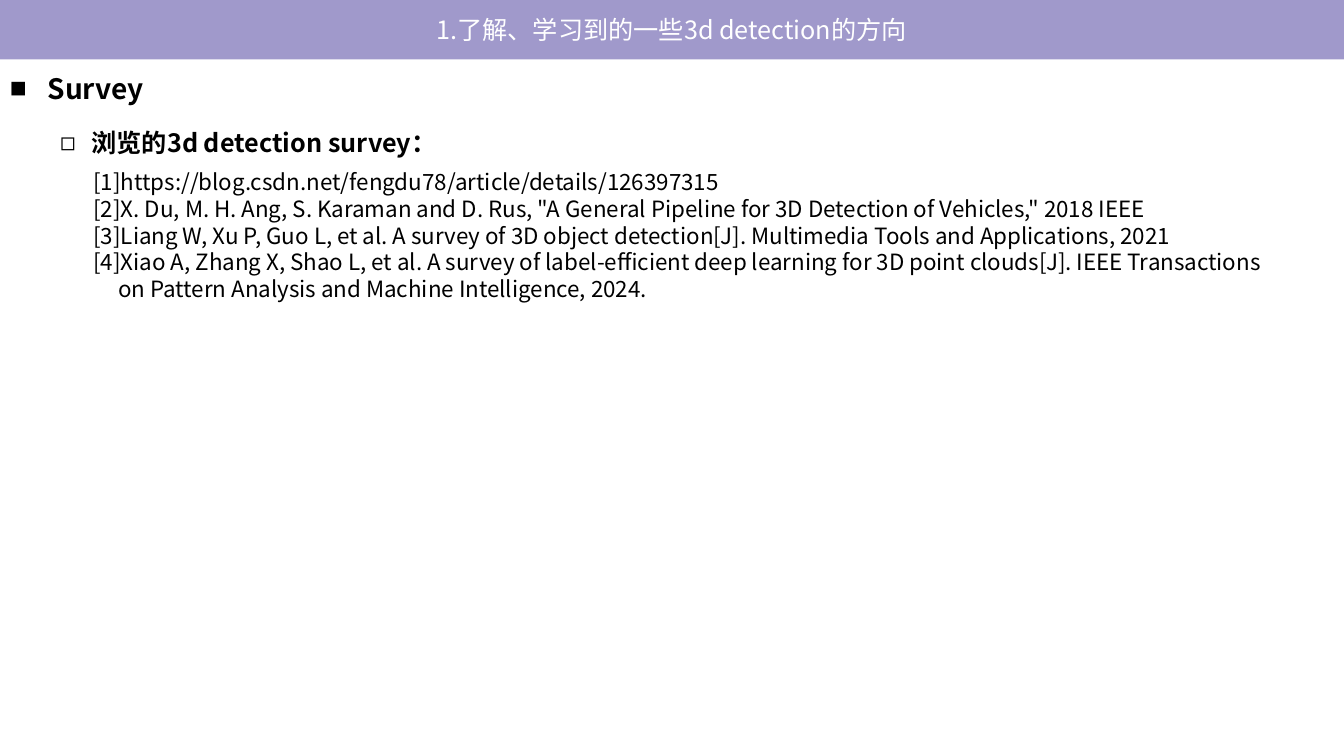
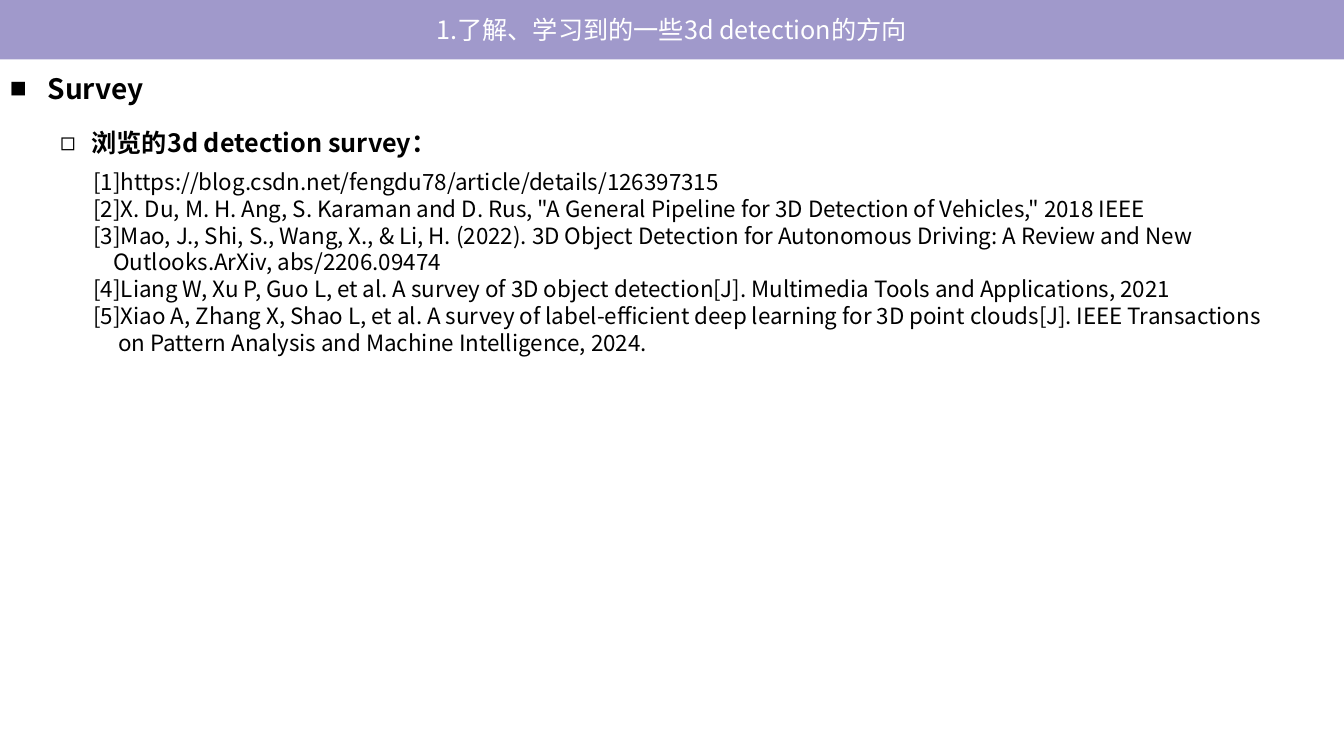
Before and after one commit to tj-messi/cv-computer-visual-tj, a slide deck: slide 4 of 0.组会记录/2024-10-22 谈话/report-2024-10-22.pptx. Drawn at 1344x756 pixels with LibreOffice and Linux fonts; fonts in the diff are those of the drawing. Boxes give left, top, right and bottom in pixels: in the first picture for what was removed or moved away, otherwise in the second. Text is boxed around its words. In the diff, an @@ line names an element or a change of style, - is before the commit and + after.

```diff
--- a/0.组会记录/2024-10-22 谈话/report-2024-10-22.pptx
+++ b/0.组会记录/2024-10-22 谈话/report-2024-10-22.pptx
@@ text at bbox=[93, 221, 1261, 330]: text changed @@
-[3]Liang W, Xu P, Guo L, et al. A survey of 3D object detection[J]. Multimedia Tools and Applications, 2021
-[4]Xiao A, Zhang X, Shao L, et al. A survey of label-efficient deep learning for 3D point clouds[J]. IEEE Transactions
+[3]Mao, J., Shi, S., Wang, X., & Li, H. (2022). 3D Object Detection for Autonomous Driving: A Review and New
+Outlooks.ArXiv, abs/2206.09474
+[4]Liang W, Xu P, Guo L, et al. A survey of 3D object detection[J]. Multimedia Tools and Applications, 2021
+[5]Xiao A, Zhang X, Shao L, et al. A survey of label-efficient deep learning for 3D point clouds[J]. IEEE Transactions
```
Also in this commit, not shown: 4 other slides changed, 3 slides added, 1 other file.
